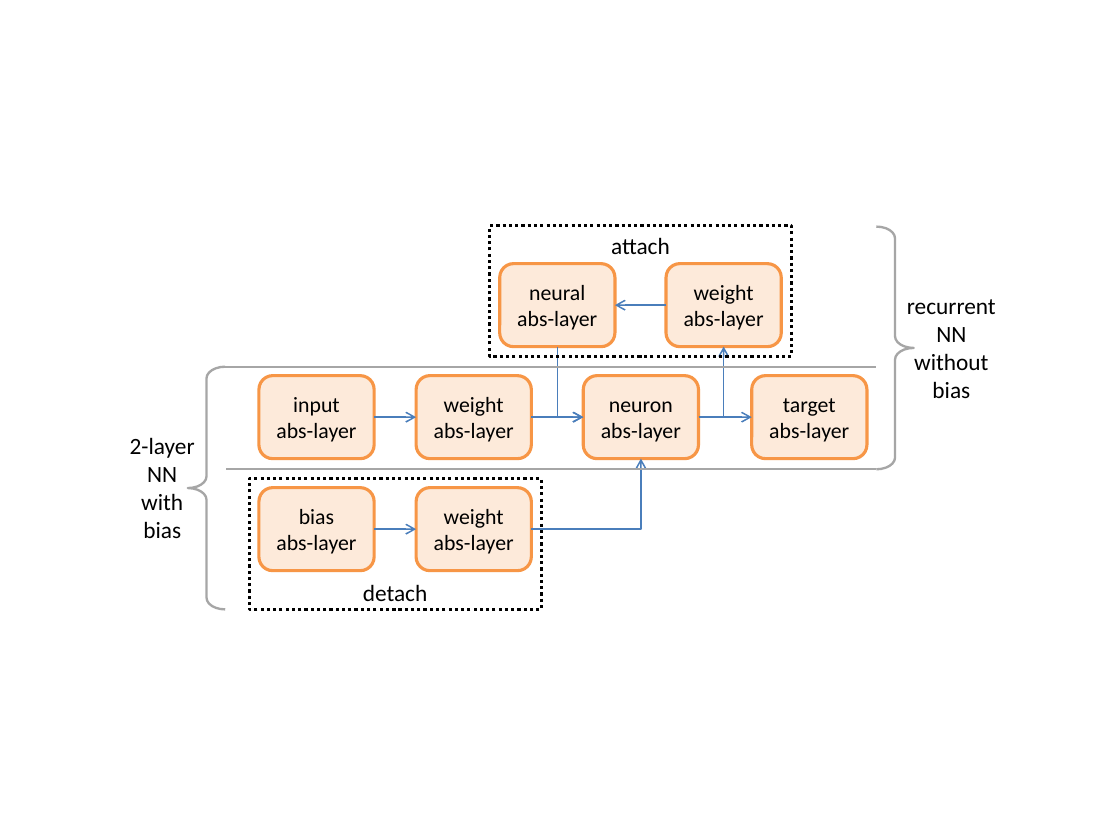
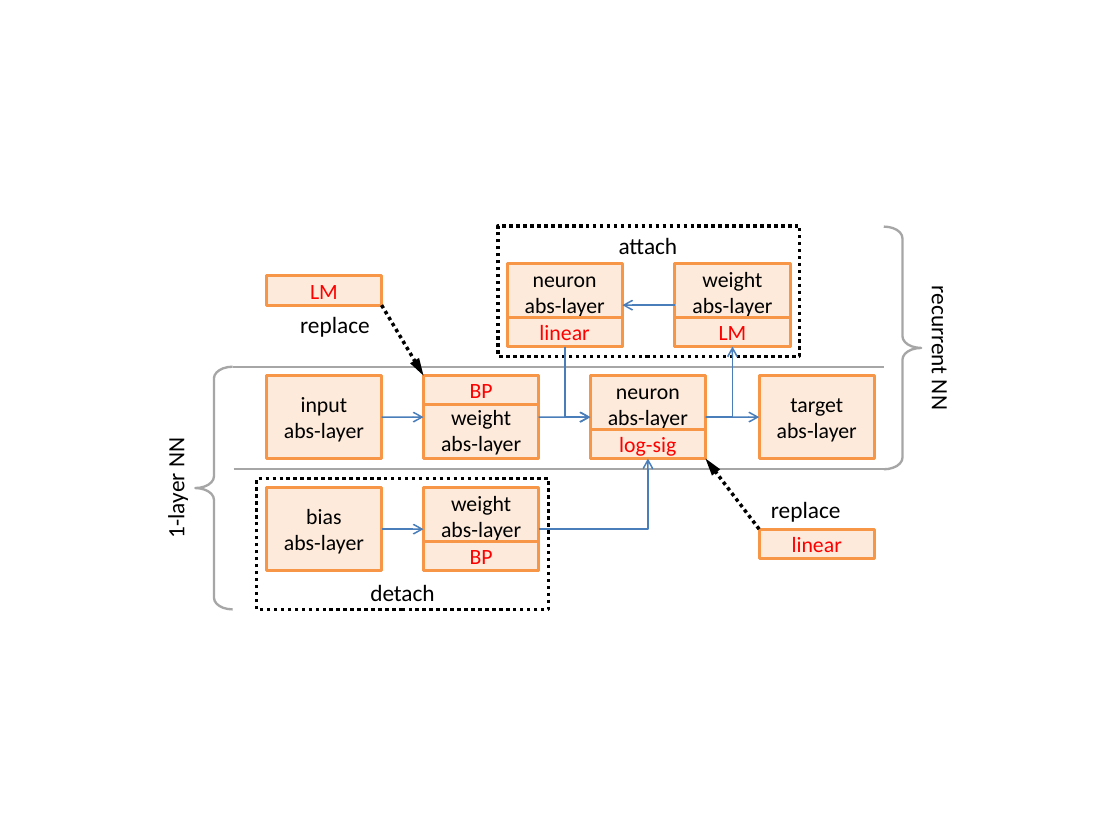
Before and after one commit to wenduow/BeefNet, a slide deck: slide 6 of trunk/pic/pic.pptx (slide 7 before the commit). Drawn at 1120x840 pixels with LibreOffice and Linux fonts; fonts in the diff are those of the drawing. Boxes give left, top, right and bottom in pixels: in the first picture for what was removed or moved away, otherwise in the second. Text is boxed around its words. In the diff, an @@ line names an element or a change of style, - is before the commit and + after.

```diff
--- a/trunk/pic/pic.pptx
+++ b/trunk/pic/pic.pptx
@@ rectangle at bbox=[498, 226, 800, 357]: outline #000000 2 pt dashed to #000000 2.25 pt dashed @@
@@ 6 rectangles, 2 elbow arrows, 1 text, 1 left brace, 1 arrow: place and size @@
-6 rectangles, 2 elbow arrows, 1 text, 1 left brace, 1 arrow at bbox=[188, 263, 867, 609]
+6 rectangles, 2 elbow arrows, 1 text, 1 left brace, 1 arrow at bbox=[195, 263, 875, 609]
@@ rounded rectangle to rectangle in 8 elements at bbox=[423, 375, 539, 458], bbox=[423, 487, 539, 570], bbox=[590, 375, 706, 458], bbox=[267, 375, 382, 458], bbox=[759, 375, 875, 458], bbox=[267, 487, 382, 570], bbox=[675, 263, 791, 346], bbox=[507, 263, 623, 346] @@
@@ 4 arrows, 4 rectangles, 2 lines, 1 text, 1 elbow arrow, 1 left brace: place and size @@
-4 arrows, 4 rectangles, 2 lines, 1 text, 1 elbow arrow, 1 left brace at bbox=[225, 226, 913, 570]
+4 arrows, 4 rectangles, 2 lines, 1 text, 1 elbow arrow, 1 left brace at bbox=[233, 226, 921, 570]
@@ text in rectangle at bbox=[525, 276, 605, 319]: text changed @@
-neural
-abs-layer
+neuron
+abs-layer
@@ text "recurrent NN" at bbox=[926, 294, 954, 409]: rotation 0 to 90 degrees @@
@@ text at bbox=[926, 294, 954, 409]: text changed @@
-recurrent
-NN
-without
-bias
+recurrent NN
@@ text "1-layer NN" at bbox=[162, 441, 190, 536]: rotation 0 to 270 degrees @@
@@ text at bbox=[162, 441, 190, 536]: text changed @@
-2-layer
-NN
-with
-bias
+1-layer NN
@@ rectangle at bbox=[256, 478, 549, 609]: outline #000000 2 pt dashed to #000000 2.25 pt dashed @@
@@ group added at bbox=[267, 276, 875, 570]: 7 rectangles, 2 texts, 2 arrows @@
+replace
+replace
+linear
+LM
+LM
+linear
+BP
+log-sig
+BP
```
Also in this commit, not shown: 4 other slides changed, 1 slide removed, 6 other files.
